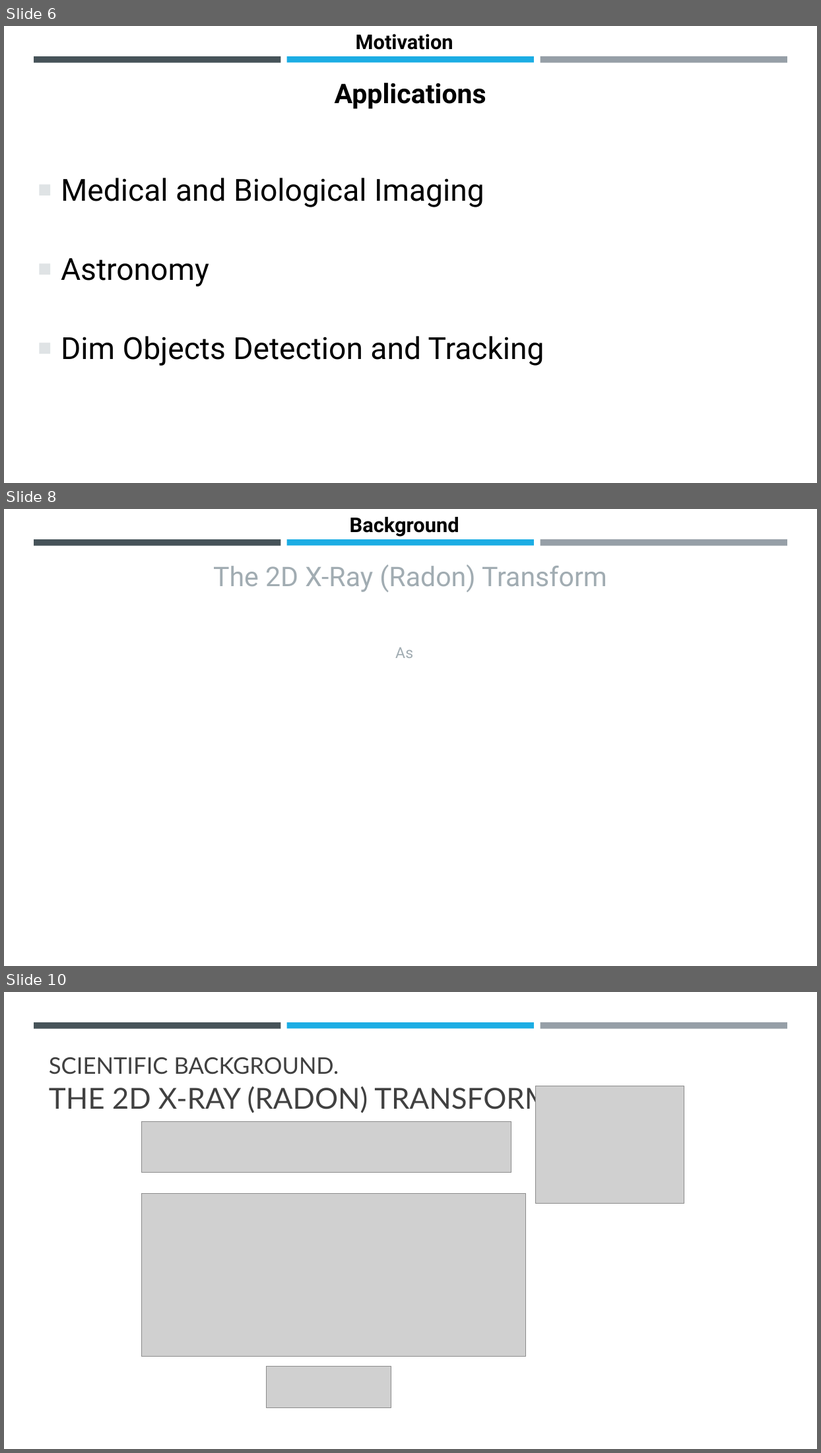
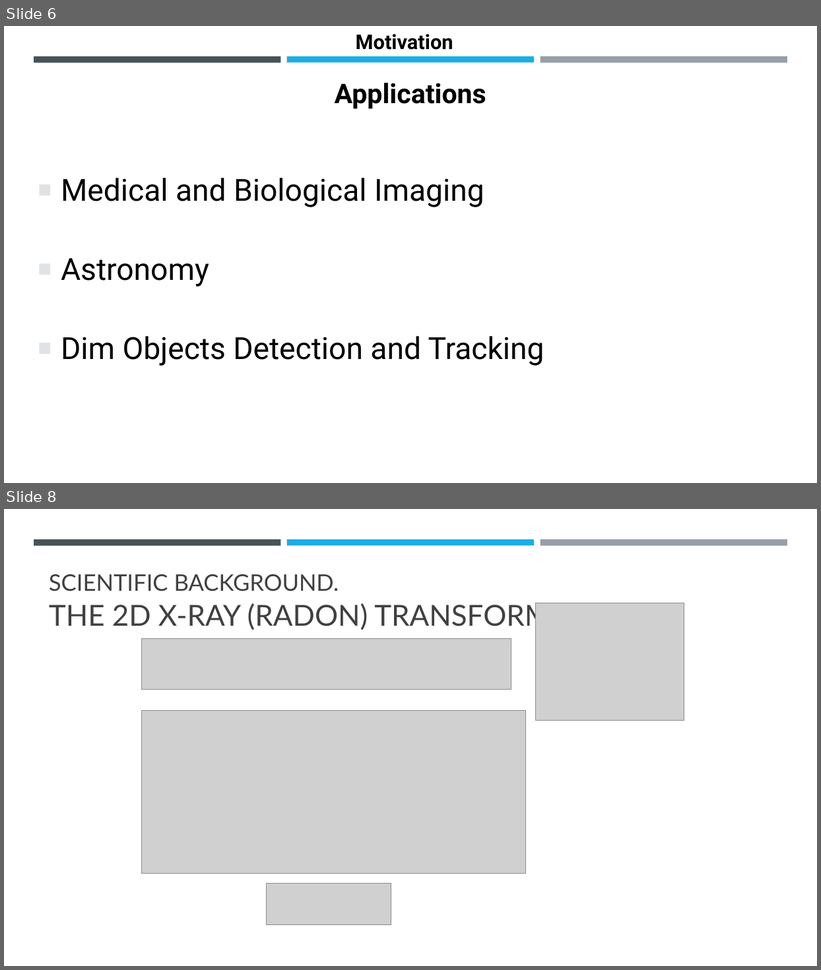
Before and after one commit to gvol11/MGA-MFD, a slide deck: Future Forward.pptx. Shown one above the other, each under a label of ours: slides 6, 8 and 10 before the commit, slides 6 and 8 after it; the slides between them are not shown. The pictures are 821x1453 and 821x970 pixels, drawn with LibreOffice and Linux fonts; fonts in the diff are those of the drawing; grey boxes stand for pictures. Boxes give left, top, right and bottom in pixels: in the first picture for what was removed or moved away, otherwise in the second. Text is boxed around its words. In the diff, an @@ line names an element or a change of style, - is before the commit and + after.

```diff
--- a/Future Forward.pptx
+++ b/Future Forward.pptx
@@ slide 8 removed at [4,509,817,966], background #FFFFFF; not listed: 3 template elements that a slide beside it also shows @@
@@ text removed at [350,517,459,537] @@
-Background
@@ text removed at [213,564,607,592] @@
-The 2D X-Ray (Radon) Transform
@@ text removed at [395,647,413,658] @@
-As
@@ what was slide 10 is now slide 8 @@
```
Also in this commit, not shown: 4 slides changed, 1 other slide removed.
